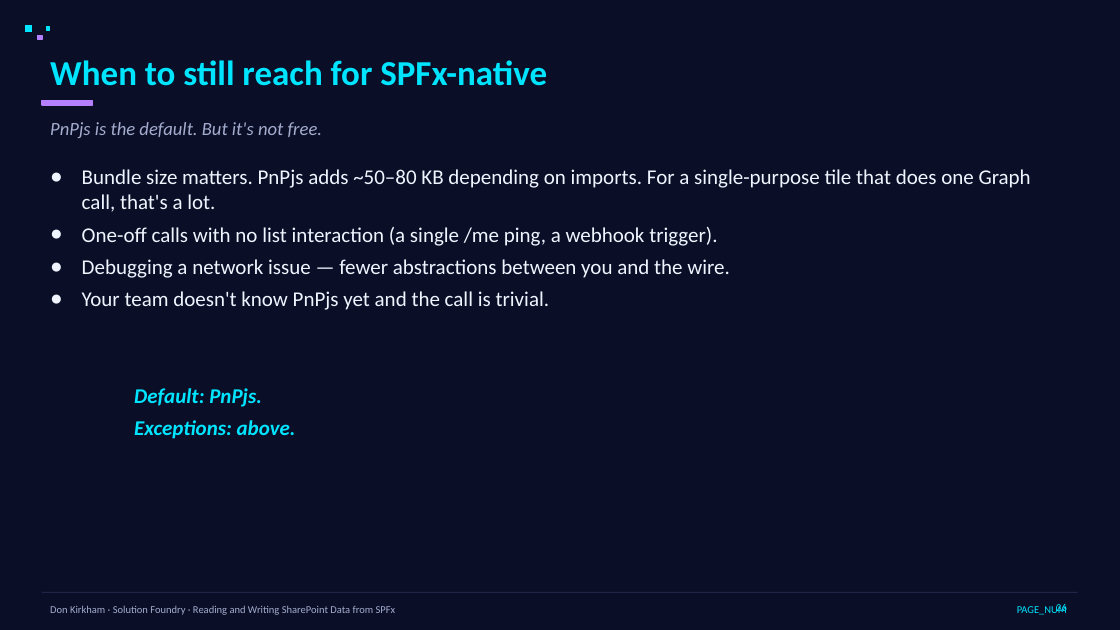
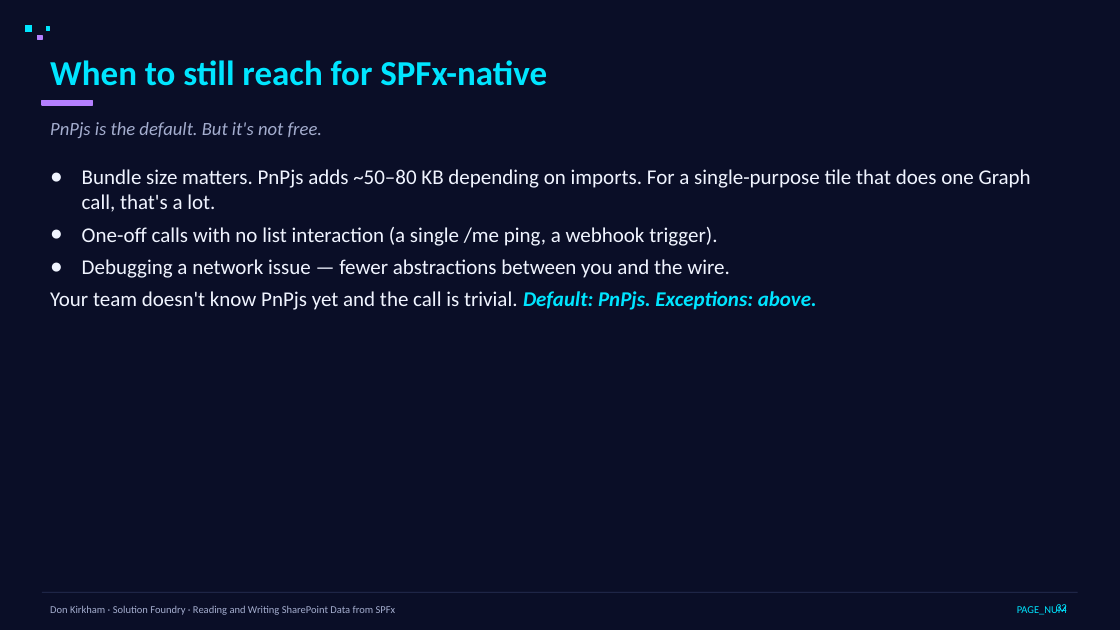
Before and after one commit to DonKirkham/dataDemo, a slide deck: slide 32 of presentation/data-access-spfx.pptx (slide 26 before the commit). Drawn at 1120x630 pixels with LibreOffice and Linux fonts; fonts in the diff are those of the drawing. Boxes give left, top, right and bottom in pixels: in the first picture for what was removed or moved away, otherwise in the second. Text is boxed around its words. In the diff, an @@ line names an element or a change of style, - is before the commit and + after.

```diff
--- a/presentation/data-access-spfx.pptx
+++ b/presentation/data-access-spfx.pptx
@@ text at [50,291,817,310]: text changed @@
-● Your team doesn't know PnPjs yet and the call is trivial.
-Default: PnPjs.
-Exceptions: above.
+● Your team doesn't know PnPjs yet and the call is trivial. Default: PnPjs. Exceptions: above.
@@ page number at [1056,604,1067,613]: text changed @@
-26
+32
```
Also in this commit, not shown: 19 other slides changed, 6 slides added, 2 other files.
